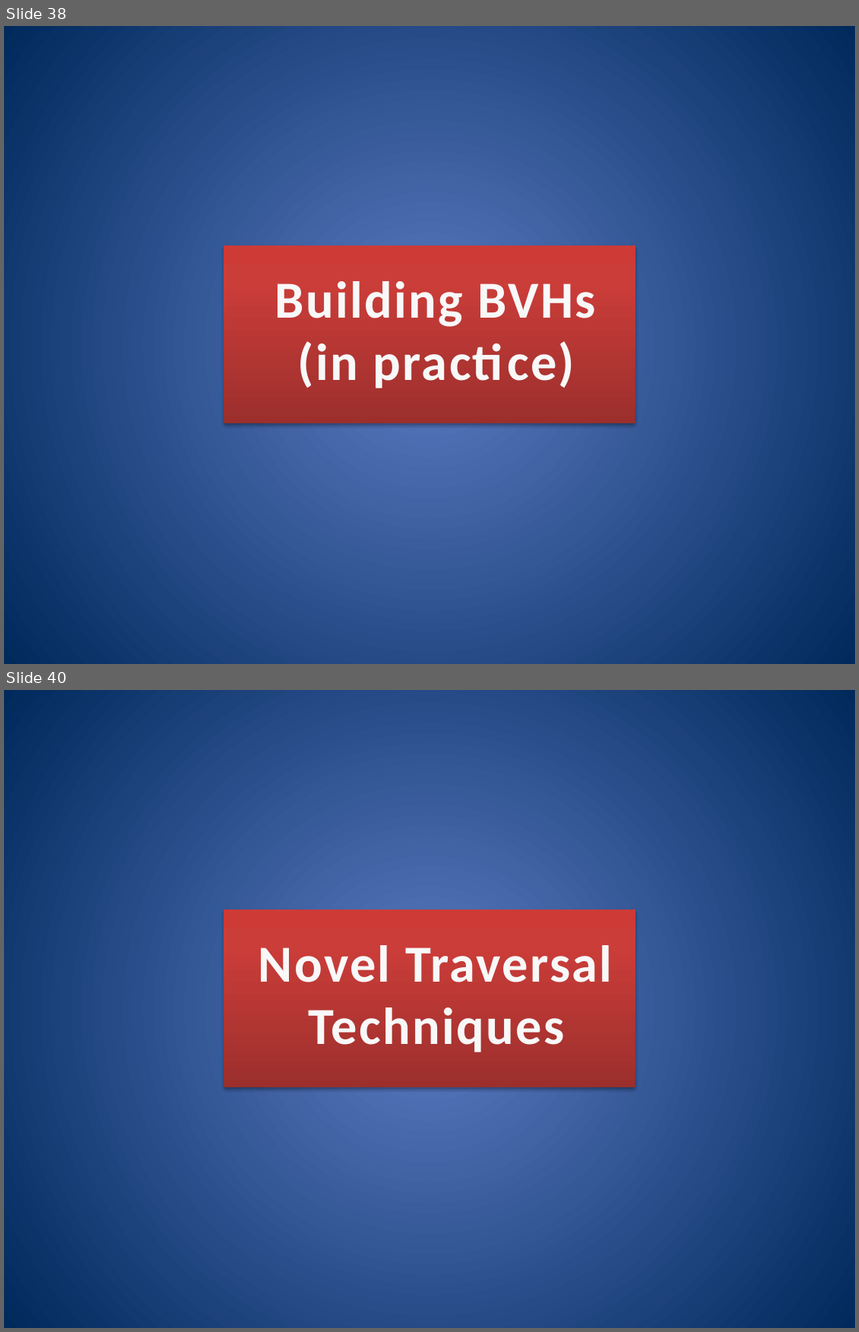
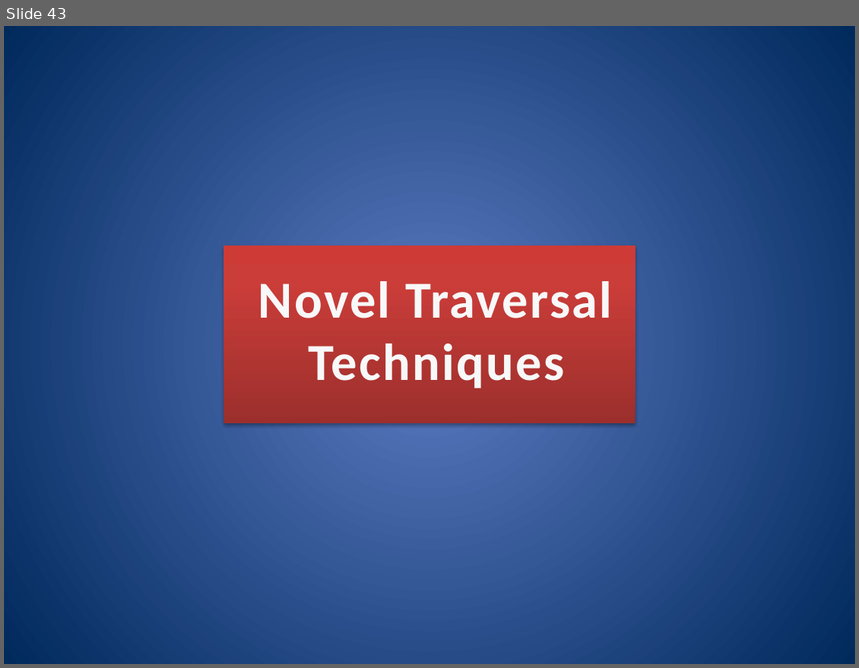
Before and after one commit to nfeltman/RayView, a slide deck: documentation/GroupMeetingPresentation.pptx. Shown one above the other, each under a label of ours: slides 38 and 40 before the commit, slide 43 after it; the slides between them are not shown. The pictures are 859x1332 and 859x668 pixels, drawn with LibreOffice and Linux fonts; fonts in the diff are those of the drawing. Boxes give left, top, right and bottom in pixels: in the first picture for what was removed or moved away, otherwise in the second. Text is boxed around its words. In the diff, an @@ line names an element or a change of style, - is before the commit and + after.

```diff
--- a/documentation/GroupMeetingPresentation.pptx
+++ b/documentation/GroupMeetingPresentation.pptx
@@ slide 38 removed at [4,26,855,664], background gradient #5E7CC5 to #00295C @@
@@ rectangle removed at [224,246,635,423] @@
@@ title removed at [275,281,596,389] @@
-Building BVHs
-(in practice)
@@ what was slide 40 is now slide 43 @@
```
Also in this commit, not shown: 11 slides changed, 7 slides added, 2 other slides removed.
